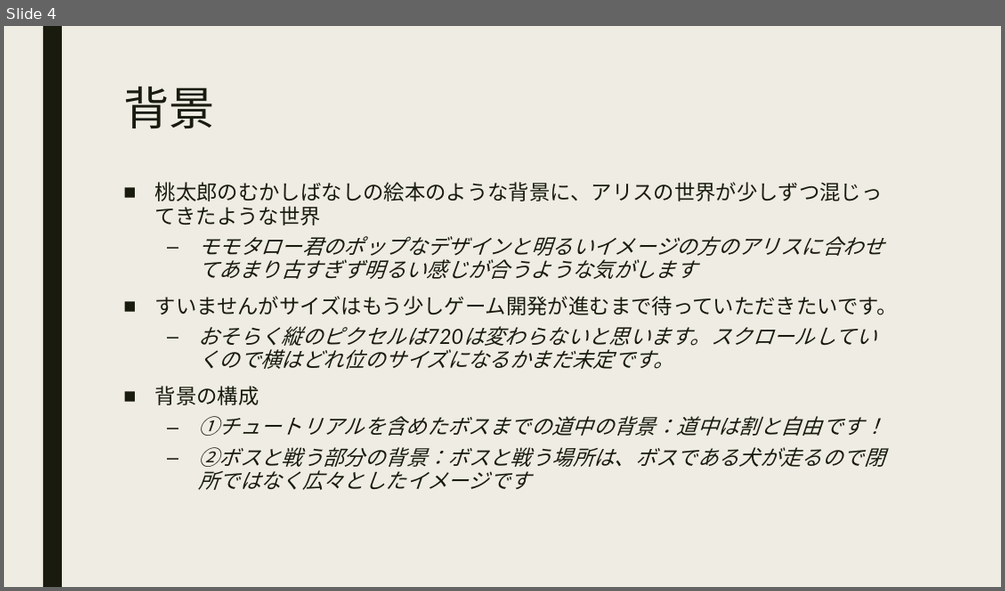
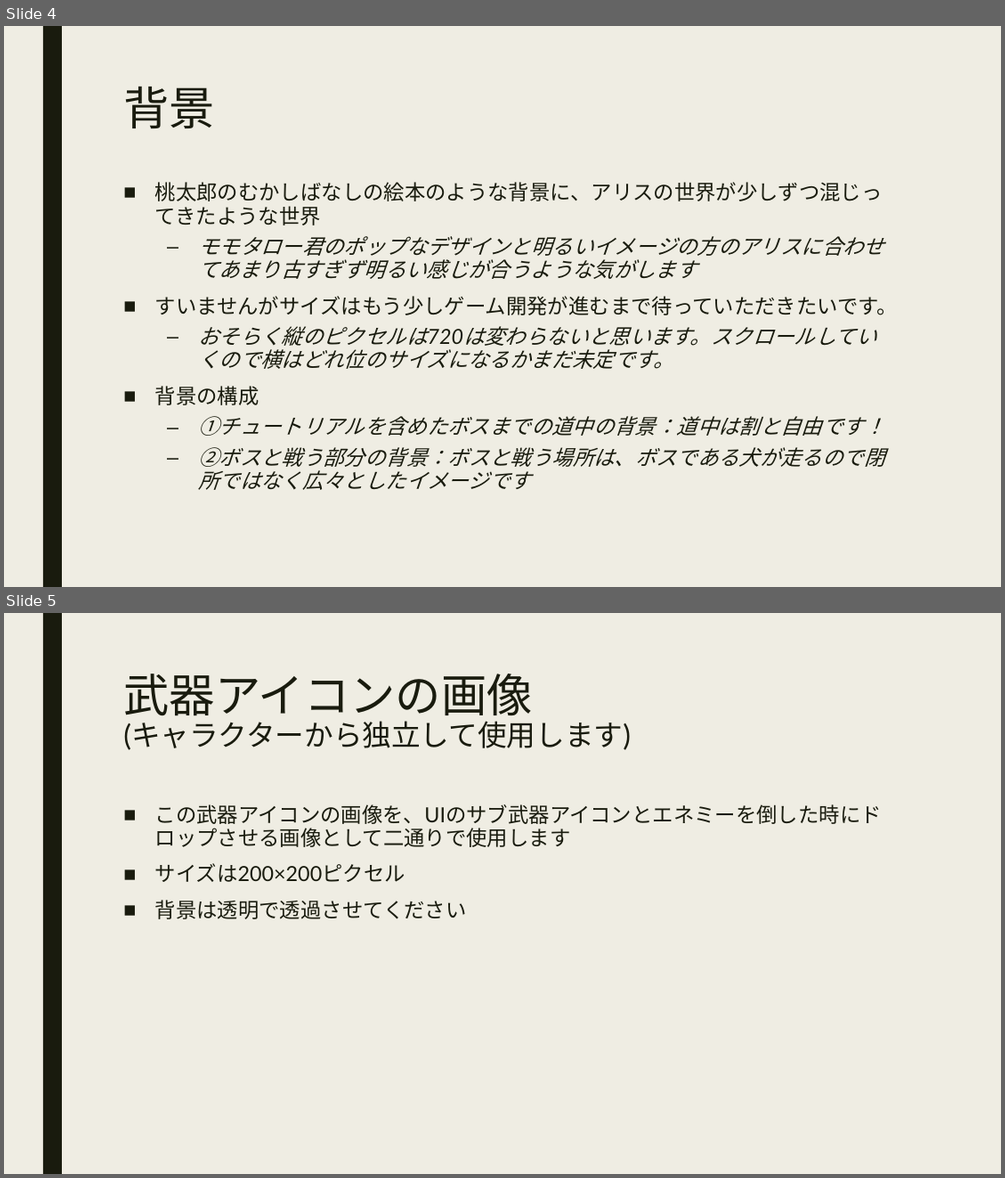
Before and after one commit to GCLUC2019/GameProject, a slide deck: 広島校高松校合同チーム/文書関連/デザイン仕様書(追加).pptx. Shown one above the other, each under a label of ours: slide 4 before the commit, slides 4 and 5 after it. The pictures are 1005x591 and 1005x1178 pixels, drawn with LibreOffice and Linux fonts; fonts in the diff are those of the drawing. Boxes give left, top, right and bottom in pixels: in the first picture for what was removed or moved away, otherwise in the second. Text is boxed around its words. In the diff, an @@ line names an element or a change of style, - is before the commit and + after.

Commit message:
武器画像の仕様を追加しました

```diff
--- a/広島校高松校合同チーム/文書関連/デザイン仕様書(追加).pptx
+++ b/広島校高松校合同チーム/文書関連/デザイン仕様書(追加).pptx
@@ slide 5 added at (4,613,1001,1174), background #EFEDE3; not listed: 1 template element that a slide beside it also shows @@
@@ title added at (123,674,631,750), 28 pt, text #191B0E @@
+武器アイコンの画像
+(キャラクターから独立して使用します)
@@ text added at (155,804,882,919), 20 pt, text #191B0E @@
+■ この武器アイコンの画像を、UIのサブ武器アイコンとエネミーを倒した時にドロップさせる画像として二通りで使用します
+■ サイズは200×200ピクセル
+■ 背景は透明で透過させてください
```
